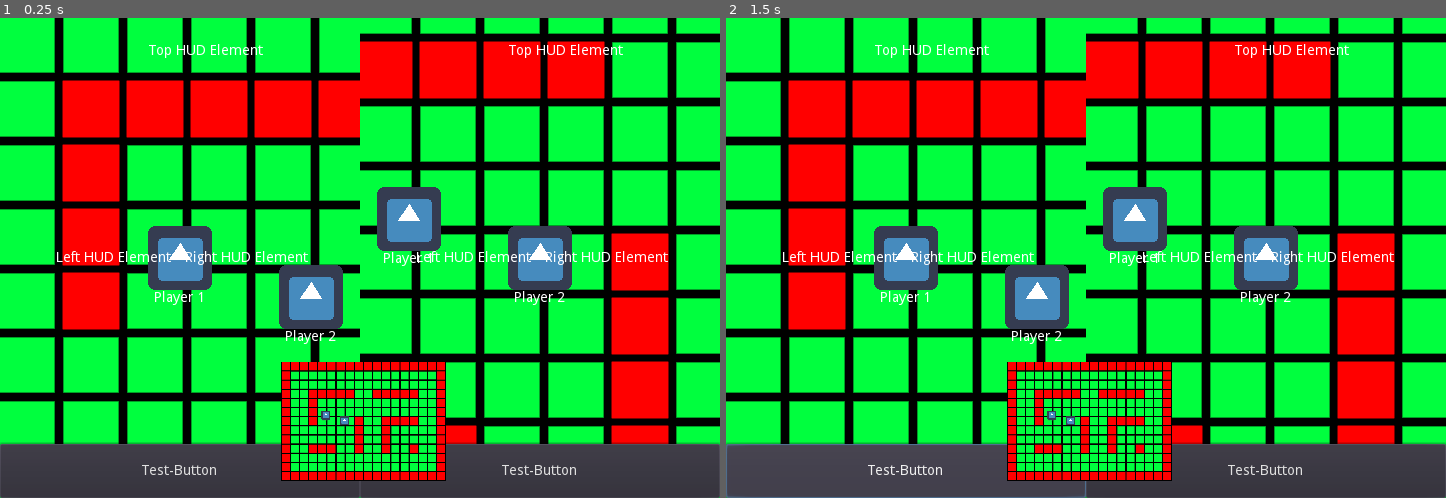
Above: before the commit, frames 1-2 (left to right).
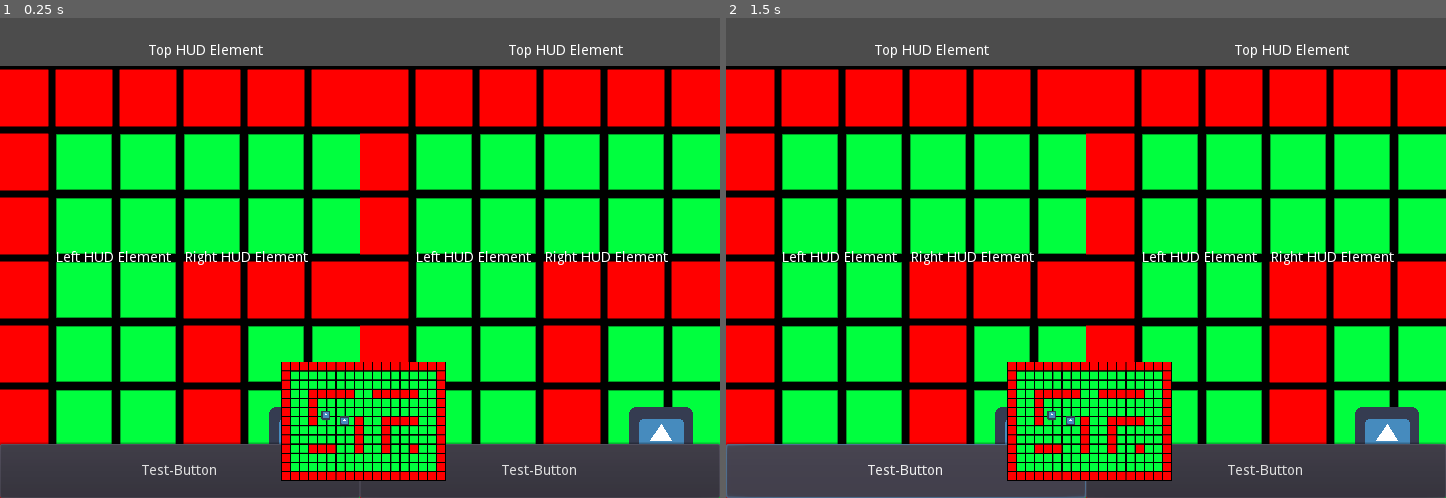
Above: after the commit, the same moments.

Repository: KingMalur/Godot-3.4.3_Getting-Started
Game: Godot game, scene res://Main.tscn
The game is run twice, just before and just after one commit, with the same random seed, the same clock (stepped at 60 frames per second) and the same inputs. The engine's default icon, where the game draws it, is replaced by a stand-in: a white triangle on a blue panel in a dark square.
Inputs:
- Up to frame 1 (0.25 s): no input
- Up to frame 2 (1.5 s): click "Test-Button" at 0.5 s; click "Test-Button" at 1.25 s

The runs differ from the first frame. In frame 1, 59% of the frame differs, in the area x 0-100%, y 0-100%; in frame 2, 59%.

Commit message:
Try to implement dynamic splitscreen

Diff:
--- a/Tutorials/2D/Split Screen/Main.gd
+++ b/Tutorials/2D/Split Screen/Main.gd
@@ -1,4 +1,7 @@
 extends Node
+
+export (PackedScene) var viewport_scene
+export (PackedScene) var level_scene
 
 onready var viewport1 = $SplitScreenContainer/ViewportContainer1/Viewport1
 onready var viewport2 = $SplitScreenContainer/ViewportContainer2/Viewport2
@@ -8,17 +11,34 @@
 onready var button1 = $SplitScreenContainer/ViewportContainer1/Viewport1/UI
 onready var button2 = $SplitScreenContainer/ViewportContainer2/Viewport2/UI
 
+onready var viewport_container = $SplitScreenContainer
 
 func _ready():
-	viewport2.world_2d = viewport1.world_2d
-	$MiniMap/Viewport.world_2d = viewport1.world_2d
+	var level_node
+	for number in [1, 2]:
+		var viewport = viewport_scene.instance()
+		var viewport_root = viewport.get_node("Viewport")
 
-	button1.player_id = world.get_node("Player1").player
-	button2.player_id = world.get_node("Player2").player
+		if number == 1:
+			var level = level_scene.instance()
+			viewport_root.add_child(level)
+			level_node = viewport_root
+			$MiniMap/Viewport.world_2d = viewport_root.world_2d
+		else:
+			viewport_root.world_2d = level_node.world_2d
 
-	camera1.target = world.get_node("Player1")
-	camera2.target = world.get_node("Player2")
-	set_camera_limits()
+		var player = viewport_root.get_node("Player%s" % number)
+		var button = viewport.get_node("UI")
+		#button.player = number
+
+		viewport_container.add_child(viewport)
+
+	#button1.player_id = world.get_node("Player1").player
+	#button2.player_id = world.get_node("Player2").player
+
+	#camera1.target = world.get_node("Player1")
+	#camera2.target = world.get_node("Player2")
+	#set_camera_limits()
 
 
 func set_camera_limits():
--- a/Tutorials/2D/Split Screen/Main.tscn
+++ b/Tutorials/2D/Split Screen/Main.tscn
@@ -1,12 +1,13 @@
-[gd_scene load_steps=5 format=2]
+[gd_scene load_steps=4 format=2]
 
 [ext_resource path="res://Level.tscn" type="PackedScene" id=1]
 [ext_resource path="res://Main.gd" type="Script" id=2]
-[ext_resource path="res://Camera.gd" type="Script" id=3]
-[ext_resource path="res://UI.tscn" type="PackedScene" id=4]
+[ext_resource path="res://ViewportContainer.tscn" type="PackedScene" id=5]
 
 [node name="Main" type="Node"]
 script = ExtResource( 2 )
+viewport_scene = ExtResource( 5 )
+level_scene = ExtResource( 1 )
 
 [node name="SplitScreenContainer" type="GridContainer" parent="."]
 anchor_right = 1.0
@@ -16,45 +17,6 @@
 custom_constants/vseparation = 0
 custom_constants/hseparation = 0
 columns = 2
-
-[node name="ViewportContainer1" type="ViewportContainer" parent="SplitScreenContainer"]
-margin_right = 360.0
-margin_bottom = 480.0
-size_flags_horizontal = 3
-size_flags_vertical = 3
-stretch = true
-
-[node name="Viewport1" type="Viewport" parent="SplitScreenContainer/ViewportContainer1"]
-size = Vector2( 360, 480 )
-handle_input_locally = false
-render_target_update_mode = 3
-
-[node name="Camera2D1" type="Camera2D" parent="SplitScreenContainer/ViewportContainer1/Viewport1"]
-current = true
-script = ExtResource( 3 )
-
-[node name="Level" parent="SplitScreenContainer/ViewportContainer1/Viewport1" instance=ExtResource( 1 )]
-
-[node name="UI" parent="SplitScreenContainer/ViewportContainer1/Viewport1" instance=ExtResource( 4 )]
-
-[node name="ViewportContainer2" type="ViewportContainer" parent="SplitScreenContainer"]
-margin_left = 360.0
-margin_right = 720.0
-margin_bottom = 480.0
-size_flags_horizontal = 3
-size_flags_vertical = 3
-stretch = true
-
-[node name="Viewport2" type="Viewport" parent="SplitScreenContainer/ViewportContainer2"]
-size = Vector2( 360, 480 )
-handle_input_locally = false
-render_target_update_mode = 3
-
-[node name="Camera2D2" type="Camera2D" parent="SplitScreenContainer/ViewportContainer2/Viewport2"]
-current = true
-script = ExtResource( 3 )
-
-[node name="UI" parent="SplitScreenContainer/ViewportContainer2/Viewport2" instance=ExtResource( 4 )]
 
 [node name="MiniMap" type="ViewportContainer" parent="."]
 anchor_left = 0.5
--- a/Tutorials/2D/Split Screen/UI.gd
+++ b/Tutorials/2D/Split Screen/UI.gd
@@ -4,7 +4,6 @@
 
 
 func _ready():
-	var viewport = get_parent()
 	$CanvasLayer_UI/Button.connect("button_up", self, "_on_Button_button_up")
 
 
--- /dev/null
+++ b/Tutorials/2D/Split Screen/ViewportContainer.tscn
@@ -0,0 +1,22 @@
+[gd_scene load_steps=3 format=2]
+
+[ext_resource path="res://UI.tscn" type="PackedScene" id=1]
+[ext_resource path="res://Camera.gd" type="Script" id=3]
+
+[node name="ViewportContainer" type="ViewportContainer"]
+margin_right = 360.0
+margin_bottom = 480.0
+size_flags_horizontal = 3
+size_flags_vertical = 3
+stretch = true
+
+[node name="Viewport" type="Viewport" parent="."]
+size = Vector2( 360, 480 )
+handle_input_locally = false
+render_target_update_mode = 3
+
+[node name="Camera2D" type="Camera2D" parent="Viewport"]
+current = true
+script = ExtResource( 3 )
+
+[node name="UI" parent="Viewport" instance=ExtResource( 1 )]
